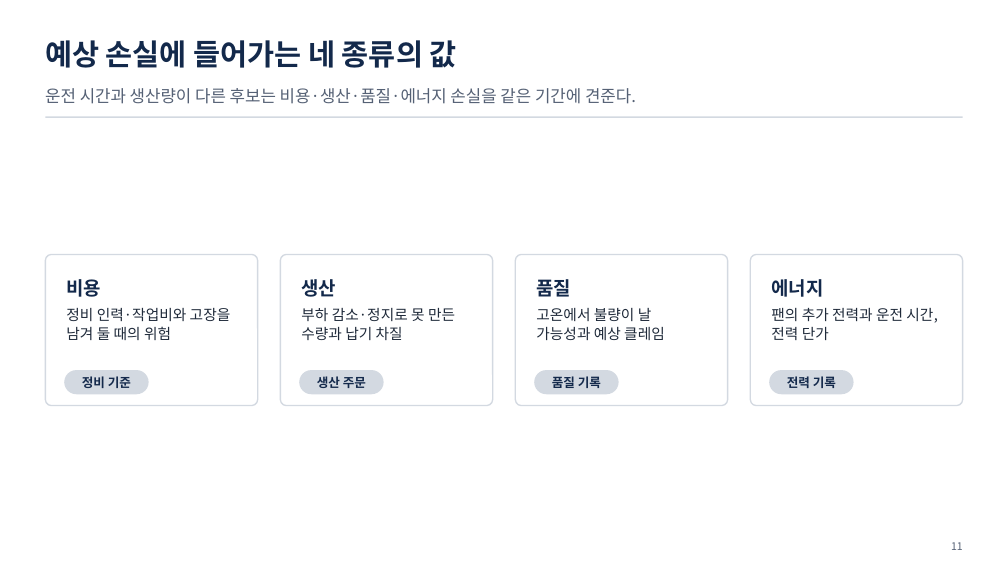
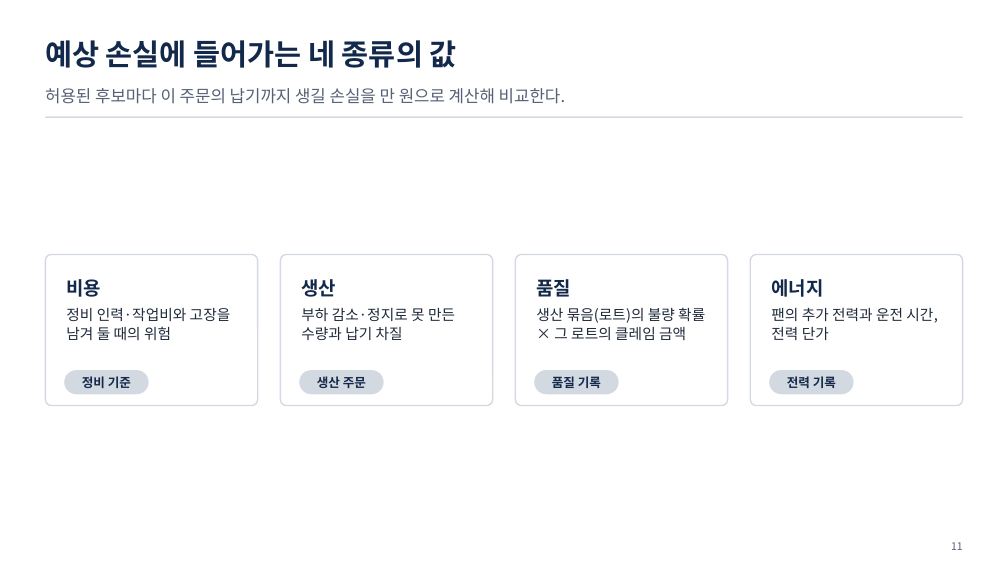
Before and after one commit to uengine-oss/hyd-iot-edu, a slide deck: slide 11 of workspace/강의제작/산출물/실전반/이론/03회차/실전반_03일차.pptx. Drawn at 1008x567 pixels with LibreOffice and Linux fonts; fonts in the diff are those of the drawing. Boxes give left, top, right and bottom in pixels: in the first picture for what was removed or moved away, otherwise in the second. Text is boxed around its words. In the diff, an @@ line names an element or a change of style, - is before the commit and + after.

Commit message:
실전 3회차 정비 판단에 전략맵과 선행·후행 지표를 잇고 품질 손실 계산을 명확히 함

```diff
--- a/workspace/강의제작/산출물/실전반/이론/03회차/실전반_03일차.pptx
+++ b/workspace/강의제작/산출물/실전반/이론/03회차/실전반_03일차.pptx
@@ text at (45, 88, 566, 104): text changed @@
-운전 시간과 생산량이 다른 후보는 비용·생산·품질·에너지 손실을 같은 기간에 견준다.
+허용된 후보마다 이 주문의 납기까지 생길 손실을 만 원으로 계산해 비교한다.
@@ text at (536, 307, 705, 340): text changed @@
-고온에서 불량이 날 가능성과 예상 클레임
+생산 묶음(로트)의 불량 확률 × 그 로트의 클레임 금액
```
Also in this commit, not shown: 2 other slides changed, 2 other files.
